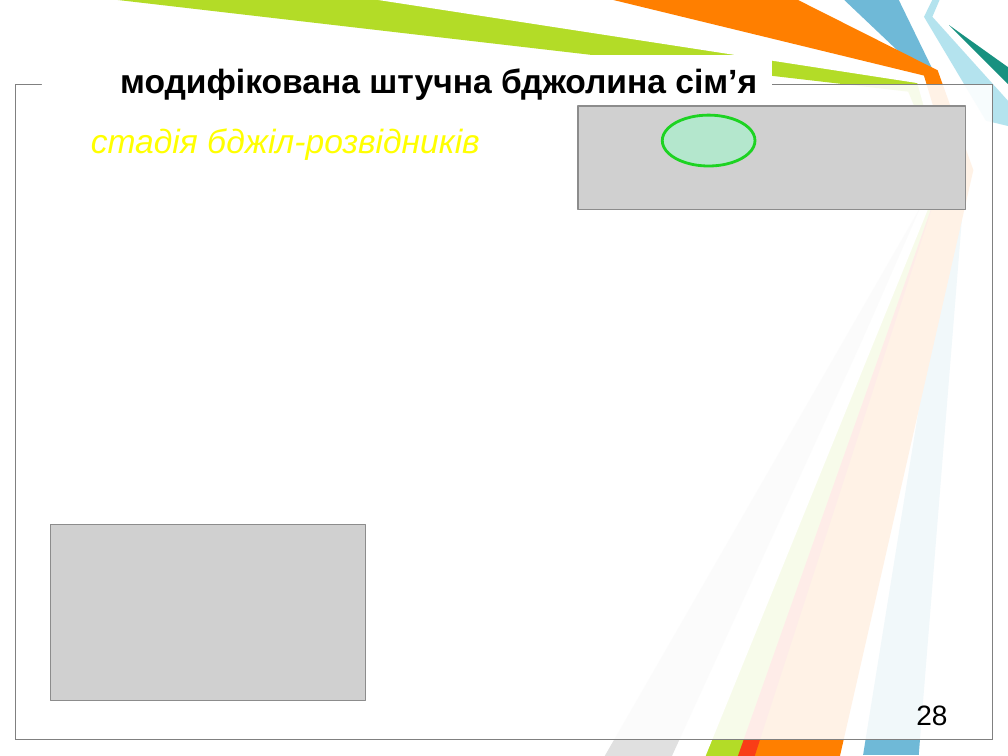
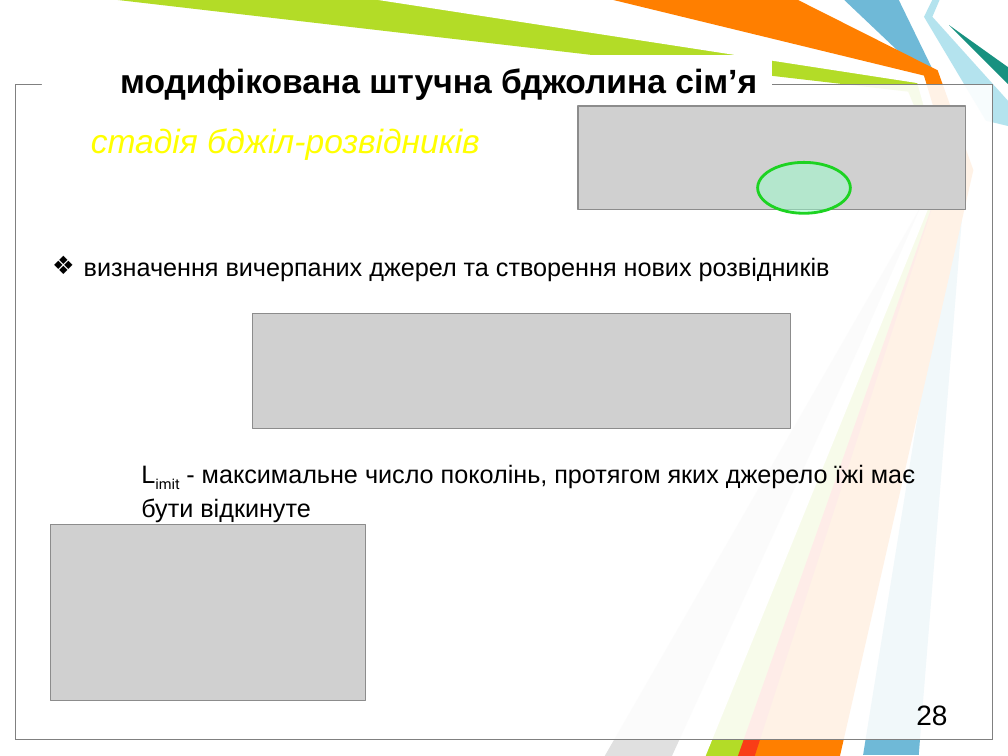
Before and after one commit to l432/NMK, a slide deck: slide 28 of Lecture/DAAD/DAAD_MetaH.pptm. Drawn at 1008x756 pixels with LibreOffice and Linux fonts; fonts in the diff are those of the drawing; grey boxes stand for pictures; background and template pictures are left out. Boxes give left, top, right and bottom in pixels: in the first picture for what was removed or moved away, otherwise in the second. Text is boxed around its words. In the diff, an @@ line names an element or a change of style, - is before the commit and + after.

```diff
--- a/Lecture/DAAD/DAAD_MetaH.pptm
+++ b/Lecture/DAAD/DAAD_MetaH.pptm
@@ ellipse: place and size @@
-ellipse at box(662, 115, 755, 165)
+ellipse at box(758, 162, 851, 213)
@@ text added at box(84, 257, 830, 281), 18 pt, text #000000 @@
+❖ визначення вичерпаних джерел та створення нових розвідників
@@ picture added at box(253, 313, 790, 429) @@
@@ text added at box(141, 464, 915, 523), 18 pt, text #000000 @@
+Limit - максимальне число поколінь, протягом яких джерело їжі має бути відкинуте
```
Also in this commit, not shown: 2 other slides changed, 4 slides added, 1 slide removed, 1 other file.
